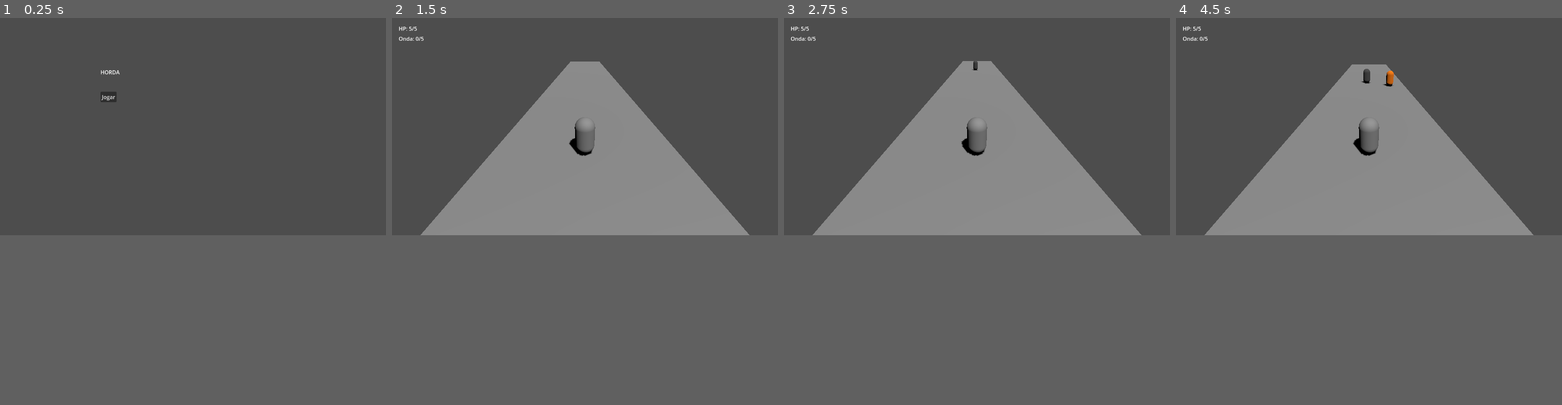
Above: before the commit, frames 1-4 (left to right).
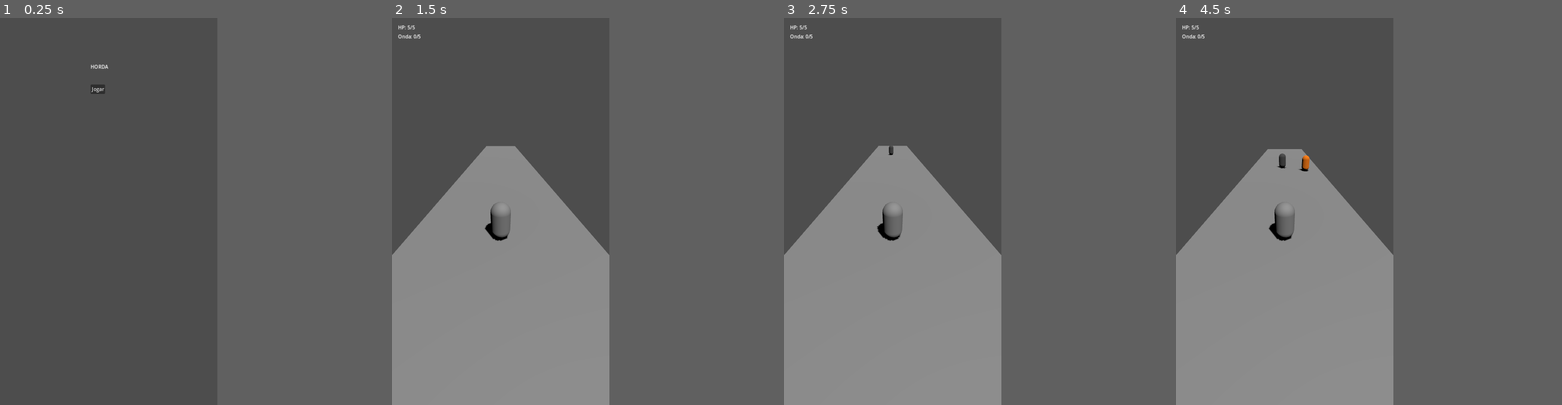
Above: after the commit, the same moments.

Repository: yuremarketing/We-re_going_to_blowup_everything
Game: Godot game, scene res://scenes/main_menu.tscn
The game is run twice, just before and just after one commit, with the same random seed, the same clock (stepped at 60 frames per second) and the same inputs.
Inputs:
- Up to frame 1 (0.25 s): no input
- Up to frame 2 (1.5 s): click "Jogar" at 0.5 s; tap Enter (ui_accept) at 1.25 s; hold Up (ui_up) from 1.28 s (still down)
- Up to frame 3 (2.75 s): tap Enter (ui_accept) at 1.52, 2.27 s; release Up (ui_up) at 2.03 s; hold Down (ui_down) from 2.03 s (still down)
- Up to frame 4 (4.5 s): release Down (ui_down) at 2.78 s; hold Up (ui_up) 2.78-4.28 s; tap Enter (ui_accept) at 3.77 s; hold Down (ui_down) from 4.28 s (still down)
In our replay, the window is 799x449 before the commit and 450x800 after it. These sizes can differ from the game's own. Grey fills any space a smaller window leaves; there, only what the larger window draws over its background counts as a difference.

The runs differ from the first frame. In frame 1, 0.2% of the frame differs, in the area x 23-32%, y 12-22%; in frame 2, 16%; in frame 3, 16%; in frame 4, 16%, in the area x 0-93%, y 1-62%.

Commit message:
chore(bridge): auto-commit local de turno autônomo (2026-09-08 14:47)

Diff:
--- a/project.godot
+++ b/project.godot
@@ -10,8 +10,22 @@
 config/name="HORDA"
 config/description="Jogo de ação/sobrevivência contra multidão (horde/lane survival) — codinome HORDA. Ver docs/epicas/EPICA-001-jogo-horde-survival.md."
 run/main_scene="res://scenes/main_menu.tscn"
-config/features=PackedStringArray("4.3", "Forward Plus")
+config/features=PackedStringArray("4.3", "Mobile")
+
+[display]
+
+window/size/viewport_width=720
+window/size/viewport_height=1280
+window/size/mode=0
+window/stretch/mode="canvas_items"
+window/stretch/aspect="expand"
+window/handheld/orientation=5
+window/energy_saving/keep_screen_on=true
+window/vsync/vsync_mode=1
 
 [rendering]
 
 renderer/rendering_method="mobile"
+renderer/rendering_method.web="gl_compatibility"
+textures/vram_compression/import_etc2_astc=true
+anti_aliasing/quality/msaa_3d=1
--- a/scenes/main.tscn
+++ b/scenes/main.tscn
@@ -45,6 +45,7 @@
 
 [node name="Camera3D" type="Camera3D" parent="Player"]
 transform = Transform3D(1, 0, 0, 0, 0.866025, 0.5, 0, -0.5, 0.866025, 0, 4, 6)
+keep_aspect = 0
 
 [node name="WaveManager" type="Node3D" parent="."]
 script = ExtResource("2_wm")
--- /dev/null
+++ b/scripts/test_mobile_setup.gd
@@ -0,0 +1,38 @@
+extends SceneTree
+
+func _init():
+	print("--- Headless Verification Start ---")
+	var project_name = ProjectSettings.get_setting("application/config/name")
+	var render_method = ProjectSettings.get_setting("rendering/renderer/rendering_method")
+	var width = ProjectSettings.get_setting("display/window/size/viewport_width")
+	var height = ProjectSettings.get_setting("display/window/size/viewport_height")
+	var orientation = ProjectSettings.get_setting("display/window/handheld/orientation")
+	var stretch_mode = ProjectSettings.get_setting("display/window/stretch/mode")
+	var stretch_aspect = ProjectSettings.get_setting("display/window/stretch/aspect")
+
+	print("Project: ", project_name)
+	print("Rendering method: ", render_method)
+	print("Viewport: ", width, "x", height)
+	print("Orientation: ", orientation)
+	print("Stretch: ", stretch_mode, "/", stretch_aspect)
+
+	var main_scene = load("res://scenes/main.tscn")
+	if not main_scene:
+		printerr("ERROR: Could not load scenes/main.tscn")
+		quit(1)
+		return
+	var inst = main_scene.instantiate()
+	var cam = inst.get_node_or_null("Player/Camera3D")
+	if cam:
+		print("Camera3D keep_aspect: ", cam.keep_aspect, " (0=KEEP_WIDTH, 1=KEEP_HEIGHT)")
+		print("Camera3D FOV: ", cam.fov)
+
+	var menu_scene = load("res://scenes/main_menu.tscn")
+	if not menu_scene:
+		printerr("ERROR: Could not load scenes/main_menu.tscn")
+		quit(1)
+		return
+	var menu_inst = menu_scene.instantiate()
+	print("Scenes loaded and instantiated successfully!")
+	print("--- Headless Verification End ---")
+	quit(0)
